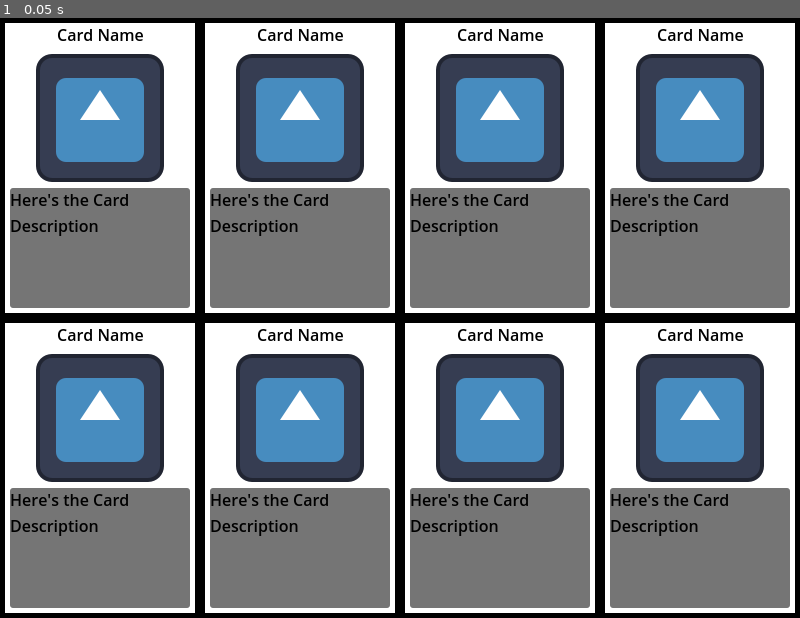
Above: before the commit, frame 1.
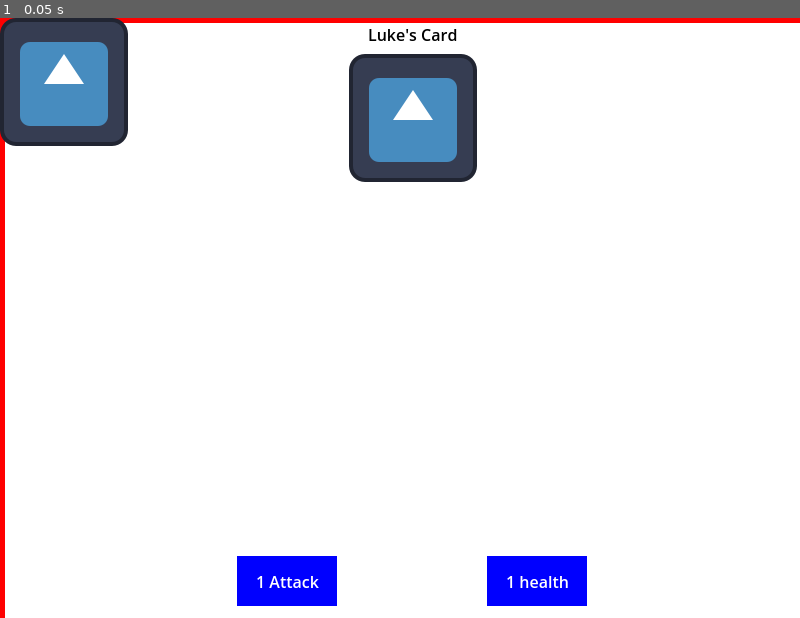
Above: after the commit, the same moment.

Repository: SamBumgardner/card-generator
Game: Godot game, scene res://card_generator.tscn
Two runs of this game, one before a commit and one after it. Both use one fixed random seed, a clock stepped at 60 frames per second and the inputs below. The engine's default icon, where the game draws it, is replaced by a stand-in: a white triangle on a blue panel in a dark square.
Inputs:
- Up to frame 1 (0.05 s): no input

The runs differ from the first frame. In frame 1, 73% of the frame differs, in the area x 0-100%, y 0-100%.

Commit message:
fancier card generation example and godot 4.4 upgrade

Diff:
--- /dev/null
+++ b/game/attack_defense_theme.tres
@@ -0,0 +1,4 @@
+[gd_resource type="Theme" format=3 uid="uid://bqkpq05nivil"]
+
+[resource]
+Label/colors/font_color = Color(1, 1, 1, 1)
--- /dev/null
+++ b/game/card.gd
@@ -0,0 +1,8 @@
+extends MarginContainer
+
+@export var cost: int = 0
+@export var card_name: String = "Luke's Card"
+
+func _ready():
+    $ColorRect/CostIcon/CostValue.text = str(cost)
+    $ColorRect/Name.text = card_name
--- a/game/card.tscn
+++ b/game/card.tscn
@@ -1,6 +1,9 @@
-[gd_scene load_steps=3 format=3 uid="uid://dafd36mciqna5"]
+[gd_scene load_steps=6 format=3 uid="uid://dafd36mciqna5"]
 
+[ext_resource type="Theme" uid="uid://cmqrgxfe1sicp" path="res://new_theme.tres" id="1_0nipv"]
 [ext_resource type="Texture2D" uid="uid://wx6b4iac5saj" path="res://icon.svg" id="1_5fh3x"]
+[ext_resource type="Script" uid="uid://b62kgd0773g1b" path="res://card.gd" id="1_cvpq3"]
+[ext_resource type="Theme" uid="uid://bqkpq05nivil" path="res://attack_defense_theme.tres" id="4_erk1k"]
 
 [sub_resource type="StyleBoxFlat" id="StyleBoxFlat_siknw"]
 bg_color = Color(0.6, 0.6, 0.6, 0)
@@ -8,12 +11,14 @@
 border_width_top = 5
 border_width_right = 5
 border_width_bottom = 5
-border_color = Color(0, 0, 0, 1)
+border_color = Color(1, 0, 0, 1)
 
 [node name="Card" type="MarginContainer"]
-custom_minimum_size = Vector2(200, 300)
+custom_minimum_size = Vector2(825, 1125)
 offset_right = 200.0
 offset_bottom = 300.0
+theme = ExtResource("1_0nipv")
+script = ExtResource("1_cvpq3")
 
 [node name="ColorRect" type="ColorRect" parent="."]
 layout_mode = 2
@@ -34,7 +39,6 @@
 anchor_right = 0.5
 offset_top = 5.0
 grow_horizontal = 2
-theme_override_colors/font_color = Color(0, 0, 0, 1)
 text = "Card Name"
 
 [node name="PanelContainer" type="PanelContainer" parent="ColorRect"]
@@ -52,7 +56,6 @@
 [node name="Description" type="Label" parent="ColorRect/PanelContainer"]
 layout_mode = 2
 size_flags_vertical = 1
-theme_override_colors/font_color = Color(0, 0, 0, 1)
 text = "Here's the Card Description"
 autowrap_mode = 3
 
@@ -66,3 +69,83 @@
 
 [node name="Sprite2D" type="Sprite2D" parent="ColorRect/Control"]
 texture = ExtResource("1_5fh3x")
+
+[node name="CostIcon" type="ColorRect" parent="ColorRect"]
+layout_mode = 0
+offset_left = 5.0
+offset_top = 5.0
+offset_right = 45.0
+offset_bottom = 45.0
+color = Color(0.0901961, 0.47451, 1, 1)
+
+[node name="CostValue" type="Label" parent="ColorRect/CostIcon"]
+layout_mode = 1
+anchors_preset = 15
+anchor_right = 1.0
+anchor_bottom = 1.0
+grow_horizontal = 2
+grow_vertical = 2
+text = "500"
+horizontal_alignment = 1
+vertical_alignment = 1
+
+[node name="HBoxContainer" type="HBoxContainer" parent="ColorRect"]
+layout_mode = 1
+anchors_preset = -1
+anchor_left = 0.2
+anchor_top = 0.5
+anchor_right = 0.8
+anchor_bottom = 0.5
+grow_horizontal = 2
+grow_vertical = 2
+theme = ExtResource("4_erk1k")
+
+[node name="ColorRect" type="ColorRect" parent="ColorRect/HBoxContainer"]
+custom_minimum_size = Vector2(100, 50)
+layout_mode = 2
+size_flags_horizontal = 6
+color = Color(0, 0, 1, 1)
+
+[node name="Label" type="Label" parent="ColorRect/HBoxContainer/ColorRect"]
+layout_mode = 1
+anchors_preset = 8
+anchor_left = 0.5
+anchor_top = 0.5
+anchor_right = 0.5
+anchor_bottom = 0.5
+offset_left = -31.5
+offset_top = -11.5
+offset_right = 31.5
+offset_bottom = 11.5
+grow_horizontal = 2
+grow_vertical = 2
+text = "1 Attack"
+horizontal_alignment = 1
+
+[node name="ColorRect2" type="ColorRect" parent="ColorRect/HBoxContainer"]
+custom_minimum_size = Vector2(100, 50)
+layout_mode = 2
+size_flags_horizontal = 6
+color = Color(0, 0, 1, 1)
+
+[node name="Label" type="Label" parent="ColorRect/HBoxContainer/ColorRect2"]
+layout_mode = 1
+anchors_preset = 8
+anchor_left = 0.5
+anchor_top = 0.5
+anchor_right = 0.5
+anchor_bottom = 0.5
+offset_left = -31.5
+offset_top = -11.5
+offset_right = 31.5
+offset_bottom = 11.5
+grow_horizontal = 2
+grow_vertical = 2
+text = "1 health"
+horizontal_alignment = 1
+
+[node name="TextureRect" type="TextureRect" parent="ColorRect"]
+layout_mode = 0
+offset_right = 40.0
+offset_bottom = 40.0
+texture = ExtResource("1_5fh3x")
--- a/game/card_generator.tscn
+++ b/game/card_generator.tscn
@@ -14,34 +14,17 @@
 offset_bottom = 40.0
 theme_override_constants/h_separation = 0
 theme_override_constants/v_separation = 0
-columns = 5
+columns = 2
 
 [node name="Card" parent="GridContainer" instance=ExtResource("1_bhkk0")]
 layout_mode = 2
 
 [node name="Card2" parent="GridContainer" instance=ExtResource("1_bhkk0")]
 layout_mode = 2
+cost = 1
+card_name = "Sam's Card"
 
 [node name="Card3" parent="GridContainer" instance=ExtResource("1_bhkk0")]
 layout_mode = 2
-
-[node name="Card4" parent="GridContainer" instance=ExtResource("1_bhkk0")]
-layout_mode = 2
-
-[node name="Card5" parent="GridContainer" instance=ExtResource("1_bhkk0")]
-layout_mode = 2
-
-[node name="Card6" parent="GridContainer" instance=ExtResource("1_bhkk0")]
-layout_mode = 2
-
-[node name="Card7" parent="GridContainer" instance=ExtResource("1_bhkk0")]
-layout_mode = 2
-
-[node name="Card8" parent="GridContainer" instance=ExtResource("1_bhkk0")]
-layout_mode = 2
-
-[node name="Card9" parent="GridContainer" instance=ExtResource("1_bhkk0")]
-layout_mode = 2
-
-[node name="Card10" parent="GridContainer" instance=ExtResource("1_bhkk0")]
-layout_mode = 2
+cost = 2
+card_name = "Sarah's Card"
--- /dev/null
+++ b/game/new_theme.tres
@@ -0,0 +1,4 @@
+[gd_resource type="Theme" format=3 uid="uid://cmqrgxfe1sicp"]
+
+[resource]
+Label/colors/font_color = Color(0, 0, 0, 1)
--- a/game/project.godot
+++ b/game/project.godot
@@ -1,10 +1,18 @@
+; Engine configuration file.
+; It's best edited using the editor UI and not directly,
+; since the parameters that go here are not all obvious.
+;
+; Format:
+;   [section] ; section goes between []
+;   param=value ; assign values to parameters
+
 config_version=5
 
 [application]
 
 config/name="card-generator"
 run/main_scene="res://card_generator.tscn"
-config/features=PackedStringArray("4.3", "GL Compatibility")
+config/features=PackedStringArray("4.4", "GL Compatibility")
 config/icon="res://icon.svg"
 
 [display]
--- /dev/null
+++ b/game/test_scene.tscn
@@ -0,0 +1,9 @@
+[gd_scene format=3 uid="uid://ldye5smia7vc"]
+
+[node name="TestScene" type="Control"]
+layout_mode = 3
+anchors_preset = 15
+anchor_right = 1.0
+anchor_bottom = 1.0
+grow_horizontal = 2
+grow_vertical = 2
Not shown, added: game/card.gd.uid
Not shown, added: game/card_generator.gd.uid
Not shown: 1 places in game/card_generator.tscn that only renumber resources
Binary file removed: game/new_card.png
Not shown, removed: game/new_card.png.import
